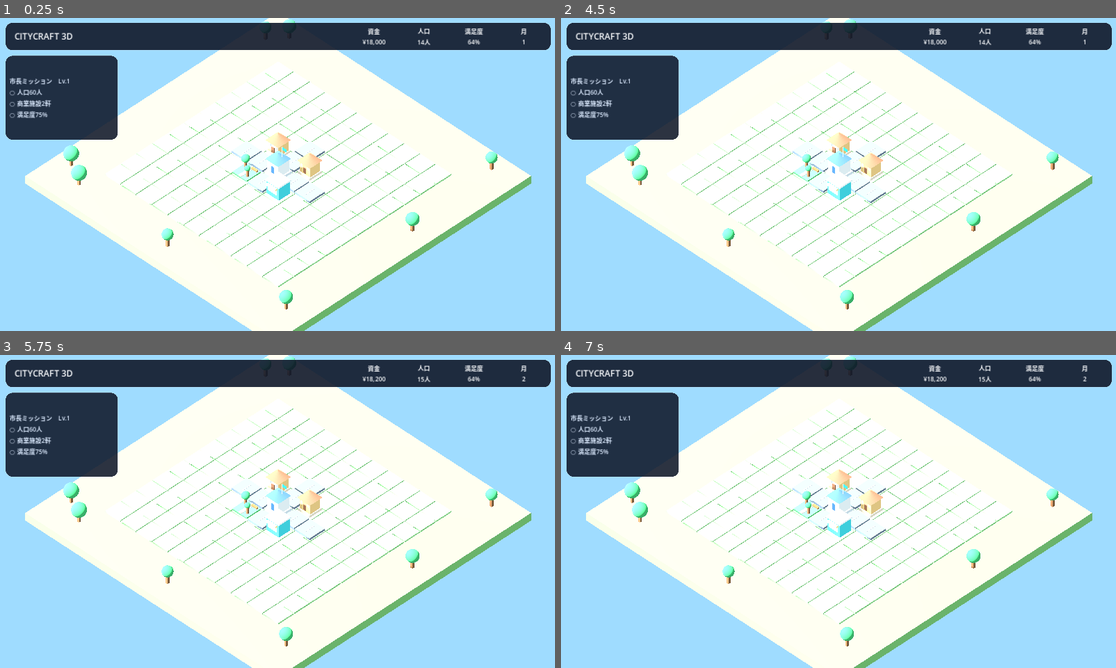
Above: before the commit, frames 1-4 (two rows, left to right).
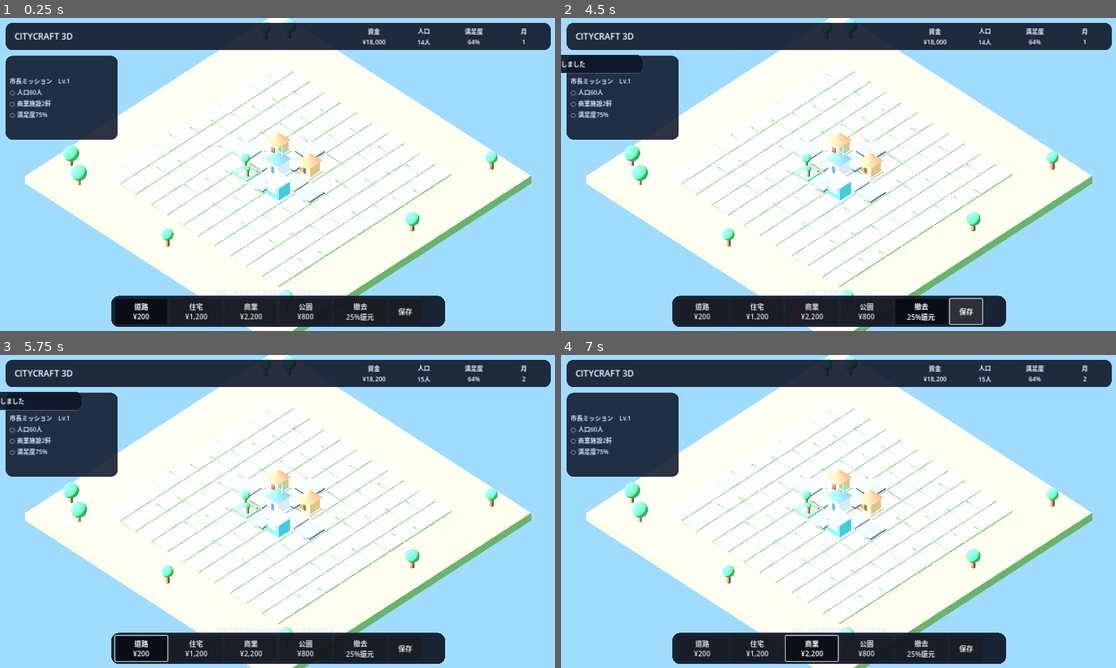
Above: after the commit, the same moments.

Repository: kobitworks/autoai_poc
Game: Godot game, scene res://main.tscn
The game is run twice, just before and just after one commit, with the same random seed, the same clock (stepped at 60 frames per second) and the same inputs.
Inputs (mouse positions are in pixels of both pictures, inside the frame that each line leads up to):
- Up to frame 1 (0.25 s): no input
- Up to frame 2 (4.5 s): click (699, 312) at 0.5 s, where only the run after the commit has a clickable "道路 ¥200"; click (755, 312) at 1.25 s, where only the run after the commit has a clickable "住宅 ¥1,200"; click (810, 312) at 2 s, where only the run after the commit has a clickable "商業 ¥2,200"; click (866, 312) at 2.75 s, where only the run after the commit has a clickable "公園 ¥800"; click (921, 312) at 3.5 s, where only the run after the commit has a clickable "撤去 25%還元"; click (966, 312) at 4.25 s, where only the run after the commit has a clickable "保存"
- Up to frame 3 (5.75 s): click (138, 649) at 5 s, where only the run after the commit has a clickable "道路 ¥200"
- Up to frame 4 (7 s): click (755, 649) at 5.75 s, where only the run after the commit has a clickable "住宅 ¥1,200"; click (810, 649) at 6.5 s, where only the run after the commit has a clickable "商業 ¥2,200"

The runs differ from the first frame. In frame 1, 6.1% of the frame differs, in the area x 20-81%, y 86-99%; in frame 2, 6.2%; in frame 3, 6.2%, in the area x 0-81%, y 11-99%; in frame 4, 6.0%.

Commit message:
Enlarge CityCraft phone UI and pin bottom build dock

Diff:
--- a/p021-game/sources/citycraft-3d-godot/main.gd
+++ b/p021-game/sources/citycraft-3d-godot/main.gd
@@ -658,12 +658,12 @@
 	# Portrait Web builds keep the 1280px logical width and expand vertically,
 	# so aspect ratio is the reliable signal for phone portrait layout.
 	var portrait: bool = viewport_size.y > viewport_size.x * 1.20
-	var base_font_size: int = 26 if portrait else 16
-	var title_font_size: int = 30 if portrait else 20
-	var stat_font_size: int = 24 if portrait else 14
-	var mission_font_size: int = 22 if portrait else 14
-	var help_font_size: int = 20 if portrait else 13
-	var toast_font_size: int = 22 if portrait else 14
+	var base_font_size: int = 34 if portrait else 16
+	var title_font_size: int = 36 if portrait else 20
+	var stat_font_size: int = 32 if portrait else 14
+	var mission_font_size: int = 30 if portrait else 14
+	var help_font_size: int = 28 if portrait else 13
+	var toast_font_size: int = 30 if portrait else 14
 
 	ui_theme.default_font_size = base_font_size
 	title_label.add_theme_font_size_override("font_size", title_font_size)
@@ -677,28 +677,34 @@
 		top_panel.offset_left = 10
 		top_panel.offset_top = 10
 		top_panel.offset_right = -10
-		top_panel.offset_bottom = 102
-
-		mission_panel.position = Vector2(10, 114)
-		mission_panel.size = Vector2(330, 150)
-
-		camera_panel.position = Vector2(-246, 114)
-		camera_panel.size = Vector2(236, 58)
+		top_panel.offset_bottom = 132
+
+		mission_panel.position = Vector2(10, 146)
+		mission_panel.size = Vector2(390, 190)
+
+		camera_panel.position = Vector2(-286, 146)
+		camera_panel.size = Vector2(276, 70)
 		for button in camera_buttons:
-			button.custom_minimum_size = Vector2(54, 54)
-
-		help_label.position = Vector2(-320, -162)
-		help_label.size = Vector2(640, 54)
-
-		dock_panel.position = Vector2(-380, -112)
-		dock_panel.size = Vector2(760, 102)
+			button.custom_minimum_size = Vector2(64, 64)
+
+		help_label.set_anchors_preset(Control.PRESET_CENTER_BOTTOM, false)
+		help_label.offset_left = -390
+		help_label.offset_right = 390
+		help_label.offset_top = -190
+		help_label.offset_bottom = -128
+
+		dock_panel.set_anchors_preset(Control.PRESET_CENTER_BOTTOM, false)
+		dock_panel.offset_left = -500
+		dock_panel.offset_right = 500
+		dock_panel.offset_top = -126
+		dock_panel.offset_bottom = -12
 		for key in tool_buttons.keys():
 			var tool_button: Button = tool_buttons[key]
-			tool_button.custom_minimum_size = Vector2(112, 84)
-		save_button.custom_minimum_size = Vector2(112, 84)
-
-		toast_label.position = Vector2(-260, 116)
-		toast_label.size = Vector2(520, 58)
+			tool_button.custom_minimum_size = Vector2(148, 96)
+		save_button.custom_minimum_size = Vector2(148, 96)
+
+		toast_label.position = Vector2(-320, 150)
+		toast_label.size = Vector2(640, 72)
 	else:
 		top_panel.offset_left = 12
 		top_panel.offset_top = 10
@@ -713,11 +719,17 @@
 		for button in camera_buttons:
 			button.custom_minimum_size = Vector2(42, 42)
 
-		help_label.position = Vector2(-270, -108)
-		help_label.size = Vector2(540, 40)
-
-		dock_panel.position = Vector2(-385, -82)
-		dock_panel.size = Vector2(770, 72)
+		help_label.set_anchors_preset(Control.PRESET_CENTER_BOTTOM, false)
+		help_label.offset_left = -270
+		help_label.offset_right = 270
+		help_label.offset_top = -108
+		help_label.offset_bottom = -68
+
+		dock_panel.set_anchors_preset(Control.PRESET_CENTER_BOTTOM, false)
+		dock_panel.offset_left = -385
+		dock_panel.offset_right = 385
+		dock_panel.offset_top = -82
+		dock_panel.offset_bottom = -10
 		for key in tool_buttons.keys():
 			var tool_button: Button = tool_buttons[key]
 			tool_button.custom_minimum_size = Vector2(120, 58)
